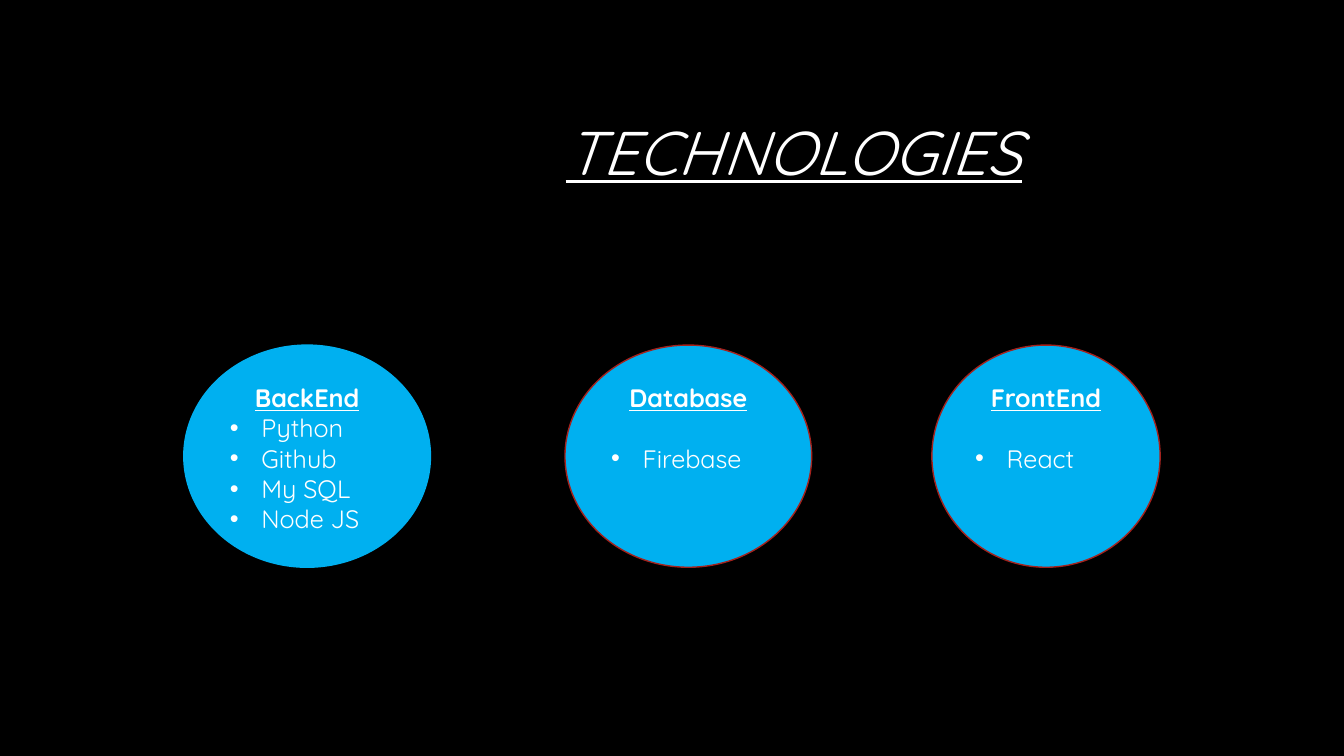
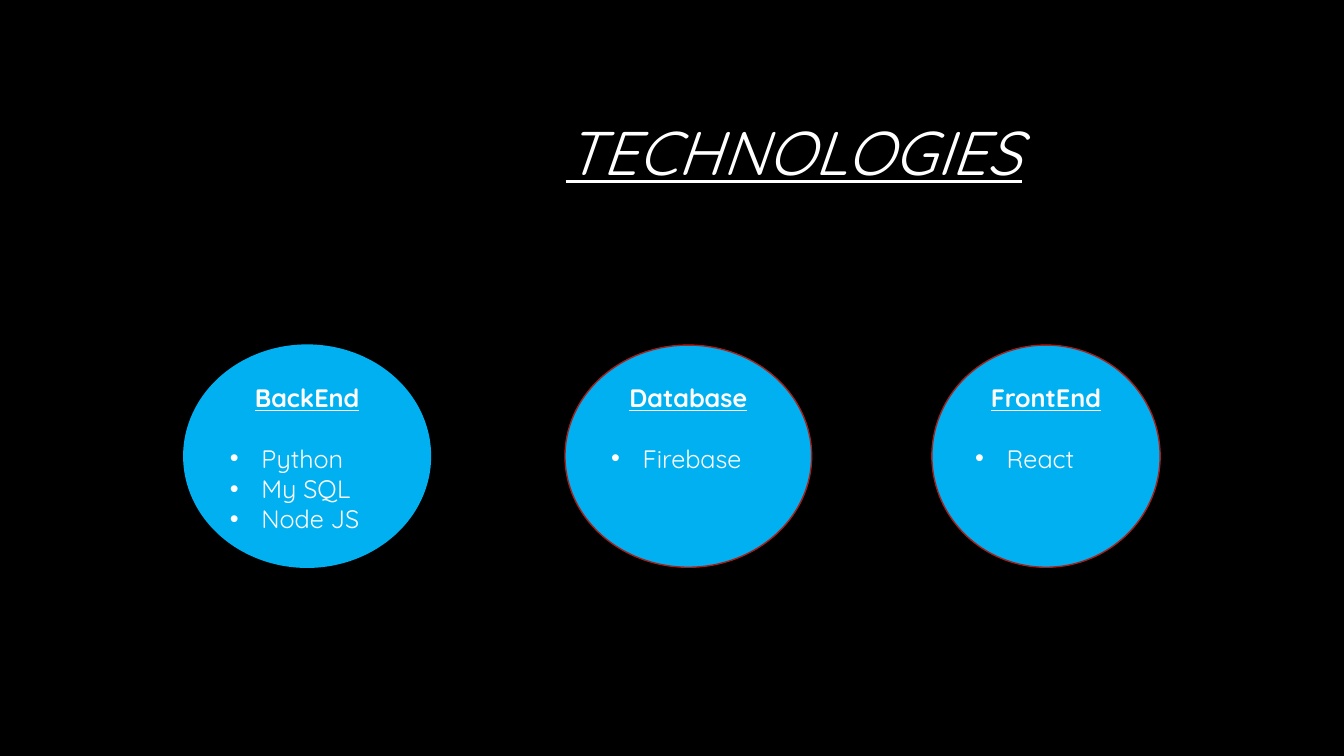
Before and after one commit to braucalderon/trackingPredictionSystem, a slide deck: slide 4 of Presentation/RAILWAY Presentation2.pptx. Drawn at 1344x756 pixels with LibreOffice and Linux fonts; fonts in the diff are those of the drawing; background and template pictures are left out. Boxes give left, top, right and bottom in pixels: in the first picture for what was removed or moved away, otherwise in the second. Text is boxed around its words. In the diff, an @@ line names an element or a change of style, - is before the commit and + after.

```diff
--- a/Presentation/RAILWAY Presentation2.pptx
+++ b/Presentation/RAILWAY Presentation2.pptx
@@ text in ellipse at [261, 441, 336, 469]: paragraph removed @@
-• Github
```
Also in this commit, not shown: 1 slide removed.
